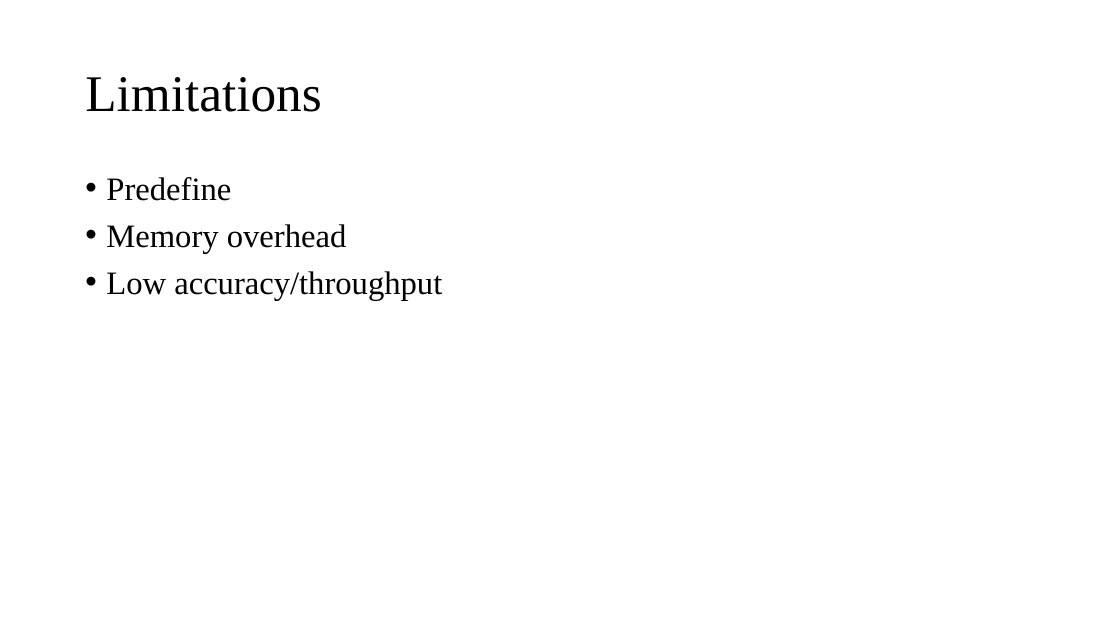
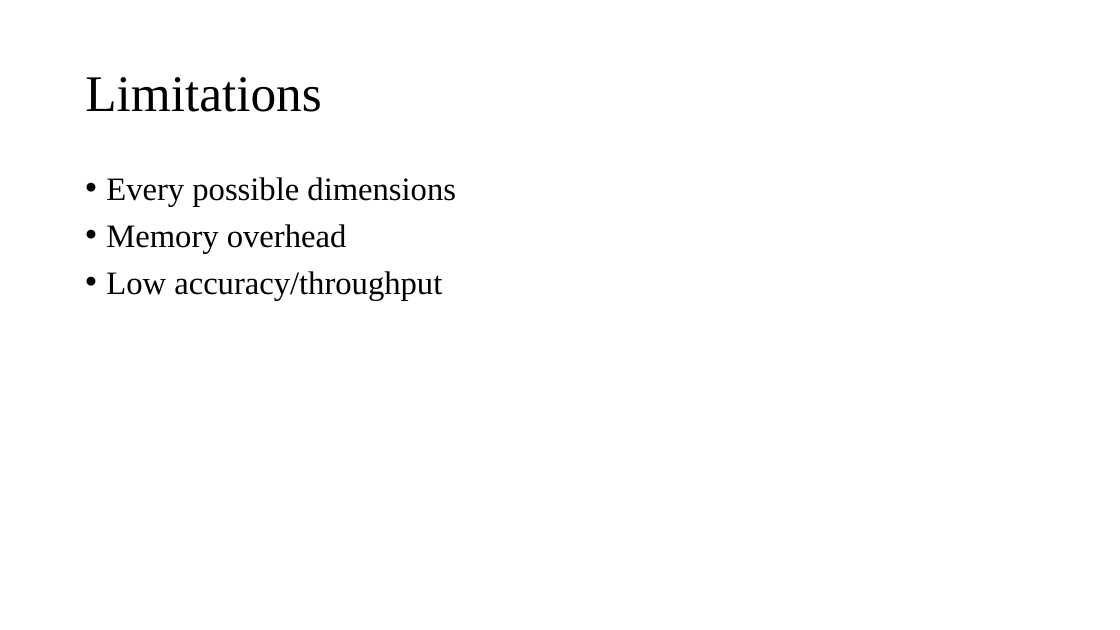
Before and after one commit to Lipox/Dimension, a slide deck: slide 6 of dimensions.pptx. Drawn at 1120x630 pixels with LibreOffice and Linux fonts; fonts in the diff are those of the drawing. Boxes give left, top, right and bottom in pixels: in the first picture for what was removed or moved away, otherwise in the second. Text is boxed around its words. In the diff, an @@ line names an element or a change of style, - is before the commit and + after.

```diff
--- a/dimensions.pptx
+++ b/dimensions.pptx
@@ text at (x1=106, y1=177, x2=456, y2=206): text changed @@
-• Predefine
+• Every possible dimensions
```
Also in this commit, not shown: 1 other slide changed.
